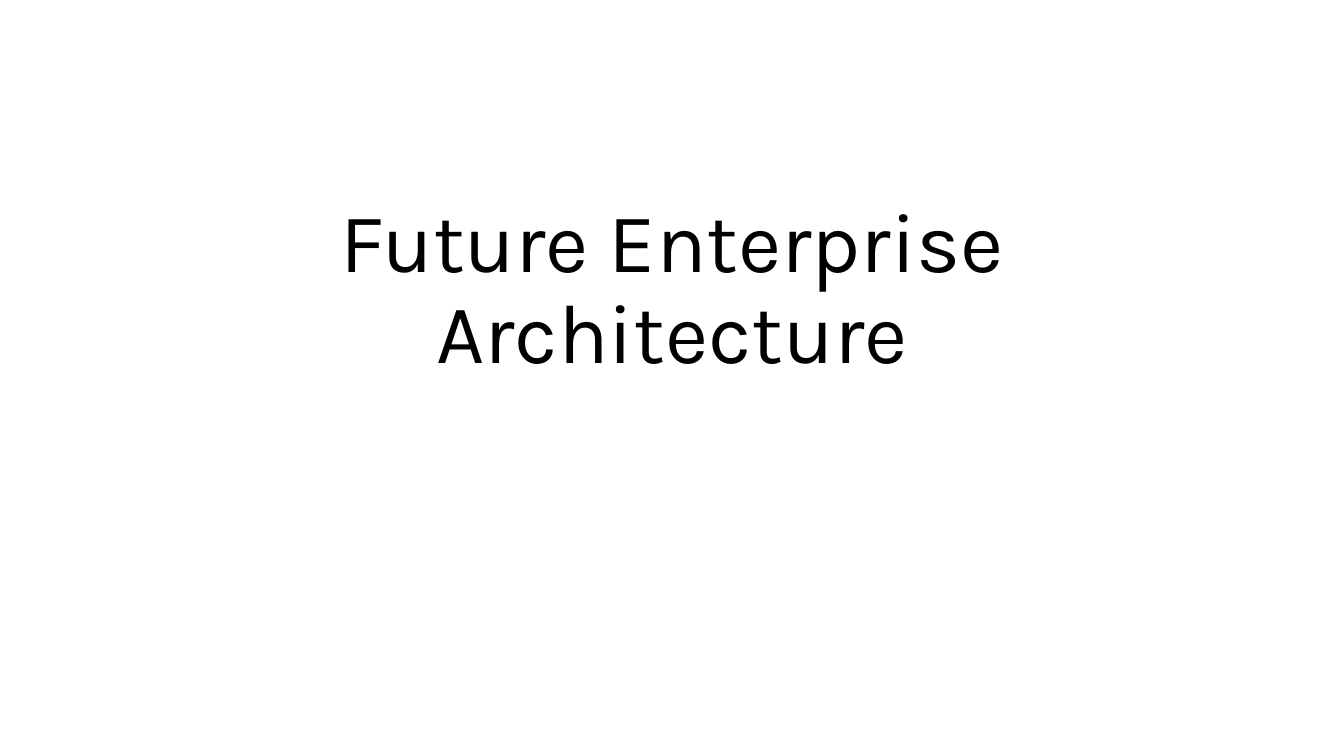
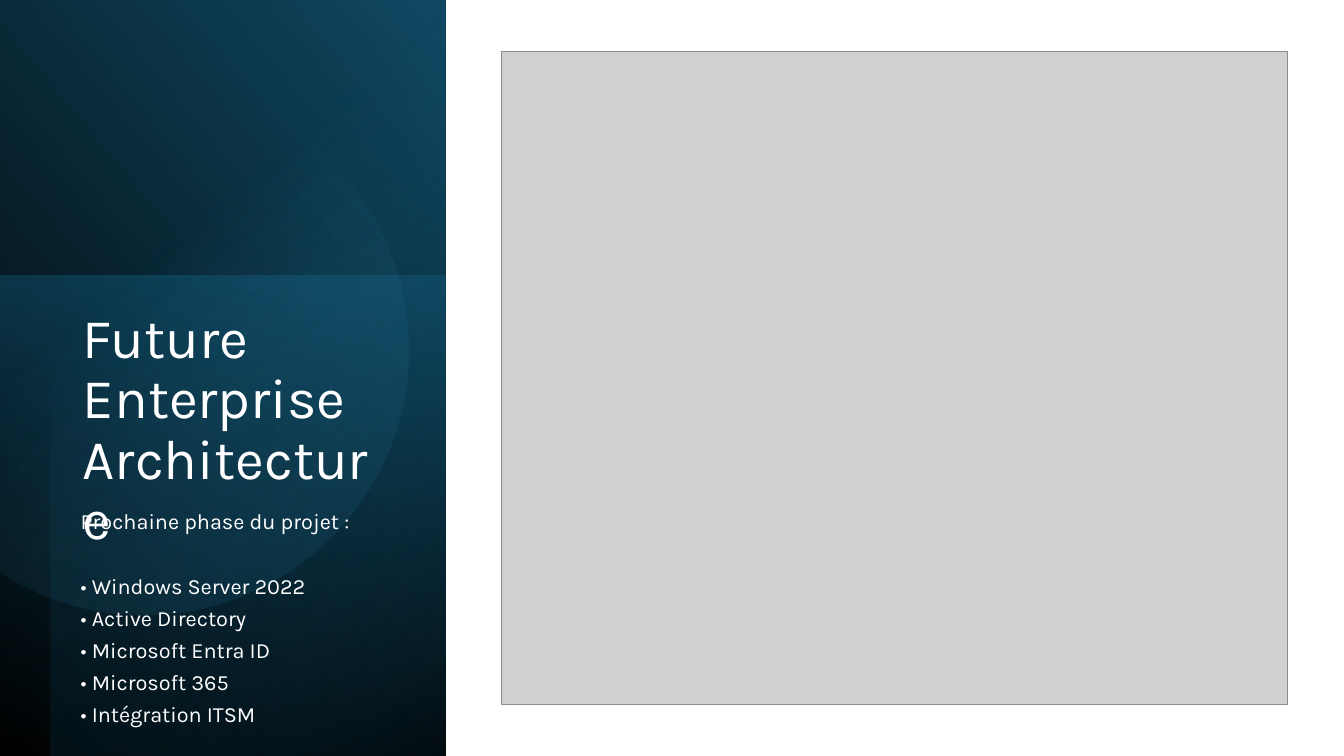
Before and after one commit to gkangaya/IAM-Lifecycle-Healthcare-Automation, a slide deck: slide 11 of 09-Presentation/IAM-Healthcare-Automation-Professional.pptx. Drawn at 1344x756 pixels with LibreOffice and Linux fonts; fonts in the diff are those of the drawing; grey boxes stand for pictures. Boxes give left, top, right and bottom in pixels: in the first picture for what was removed or moved away, otherwise in the second. Text is boxed around its words. In the diff, an @@ line names an element or a change of style, - is before the commit and + after.

```diff
--- a/09-Presentation/IAM-Healthcare-Automation-Professional.pptx
+++ b/09-Presentation/IAM-Healthcare-Automation-Professional.pptx
@@ rectangle added at bbox=[0, 0, 446, 756], fill gradient #000000 to #104862 @@
@@ rectangle added at bbox=[50, 0, 446, 756], fill gradient #000000 to #156082 @@
@@ freeform shape added at bbox=[0, 52, 457, 662], fill gradient #46B1E1 to #104862 @@
@@ picture added at bbox=[501, 51, 1288, 705] @@
@@ rectangle added at bbox=[0, 276, 446, 756], fill gradient #156082 to #0B3041 @@
@@ title "Future Enterprise Architecture": place and size @@
-title "Future Enterprise Architecture" at bbox=[340, 214, 1004, 364]
+title "Future Enterprise Architecture" at bbox=[83, 323, 346, 431]
@@ title "Future Enterprise Architecture" at bbox=[83, 323, 346, 431]: size 60 to 40 pt, text colour #000000 to #FFFFFF; alignment centre to left; vertical alignment bottom to top @@
@@ subtitle added at bbox=[81, 511, 339, 728], 15.5 pt, text #FFFFFF @@
+Prochaine phase du projet :
+• Windows Server 2022
+• Active Directory
+• Microsoft Entra ID
+• Microsoft 365
+• Intégration ITSM
```
Also in this commit, not shown: 5 other slides changed, 7 slides added, 7 slides removed.
